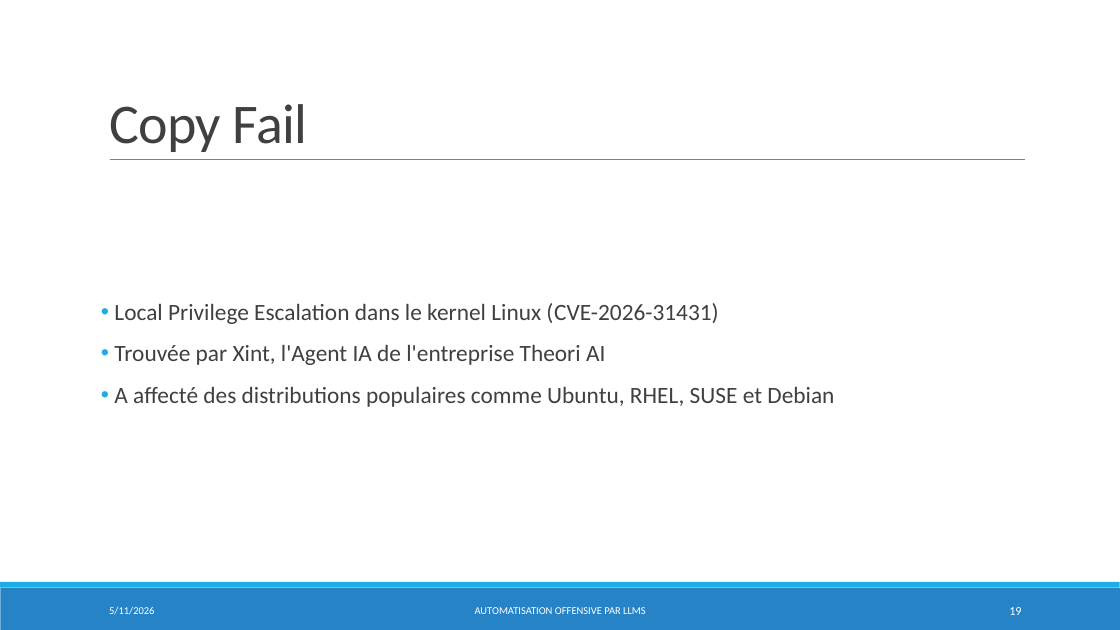
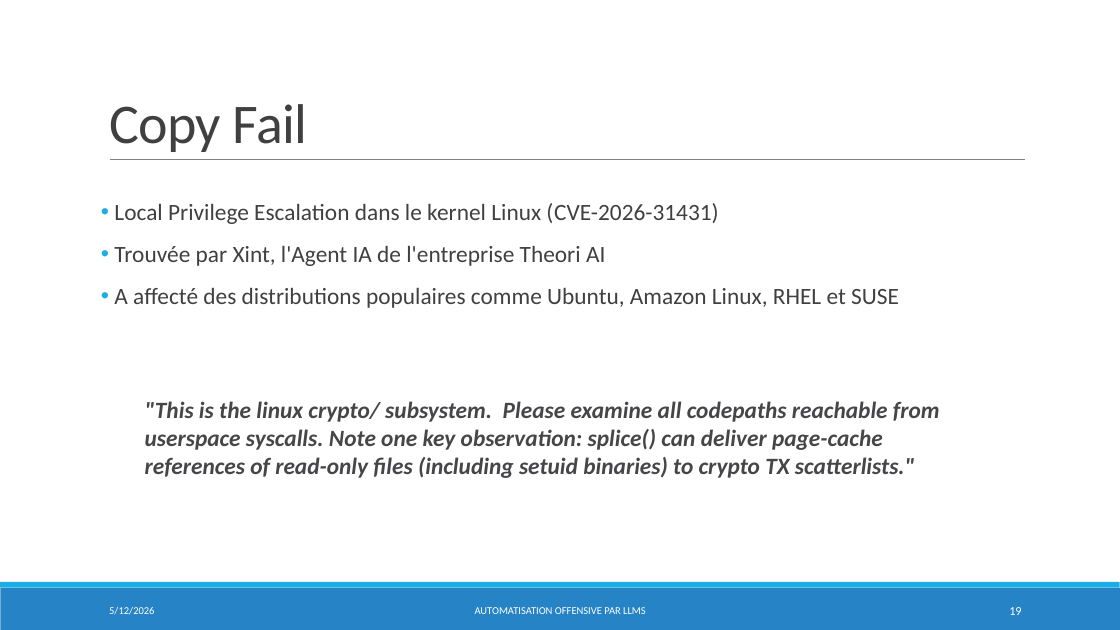
Before and after one commit to dylanramos/sse, a slide deck: slide 19 of SSE.pptx. Drawn at 1120x630 pixels with LibreOffice and Linux fonts; fonts in the diff are those of the drawing. Boxes give left, top, right and bottom in pixels: in the first picture for what was removed or moved away, otherwise in the second. Text is boxed around its words. In the diff, an @@ line names an element or a change of style, - is before the commit and + after.

Commit message:
Update presentation

```diff
--- a/SSE.pptx
+++ b/SSE.pptx
@@ text "Local Privilege Escalation dans le ..." moved from (x1=114, y1=303, x2=834, y2=407) to (x1=114, y1=203, x2=899, y2=308) @@
@@ text "Local Privilege Escalation dans le ..." at (x1=114, y1=203, x2=899, y2=308): vertical alignment middle to top @@
@@ text at (x1=114, y1=288, x2=899, y2=308): text changed @@
-• A affecté des distributions populaires comme Ubuntu, RHEL, SUSE et Debian
+• A affecté des distributions populaires comme Ubuntu, Amazon Linux, RHEL et SUSE
@@ text added at (x1=145, y1=401, x2=940, y2=478), 20 pt, text #464649, bold, italic @@
+"This is the linux crypto/ subsystem. Please examine all codepaths reachable from userspace syscalls. Note one key observation: splice() can deliver page-cache references of read-only files (including setuid binaries) to crypto TX scatterlists."
@@ text at (x1=109, y1=607, x2=154, y2=615): text changed @@
-5/11/2026
+5/12/2026
```
Also in this commit, not shown: 16 other slides changed.
